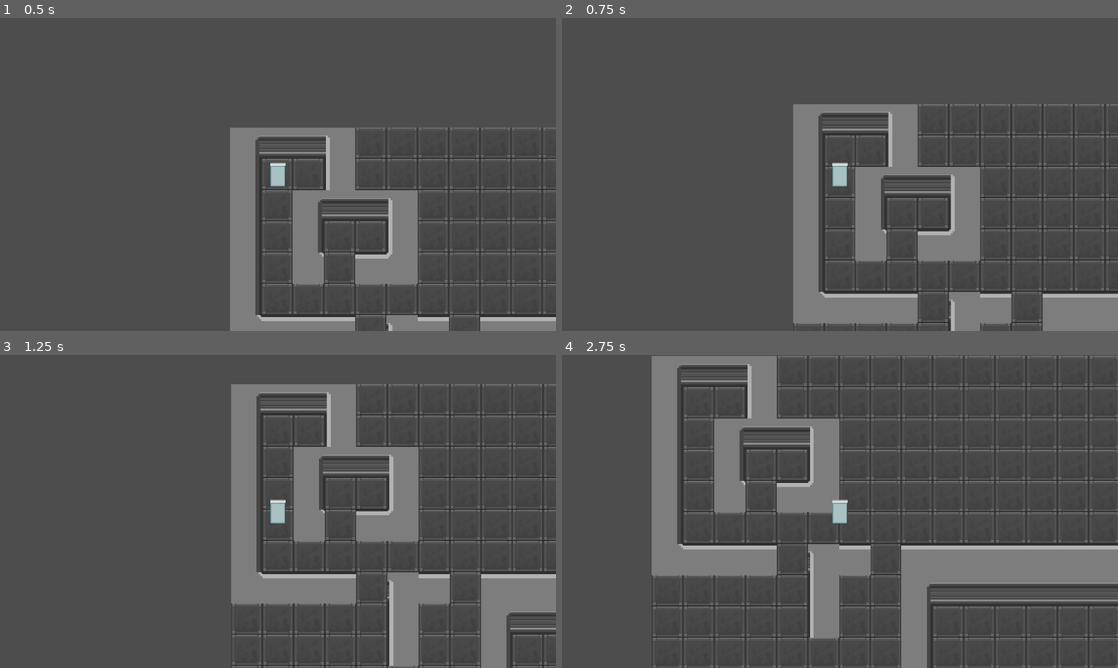
Above: before the commit, frames 1-4 (two rows, left to right).
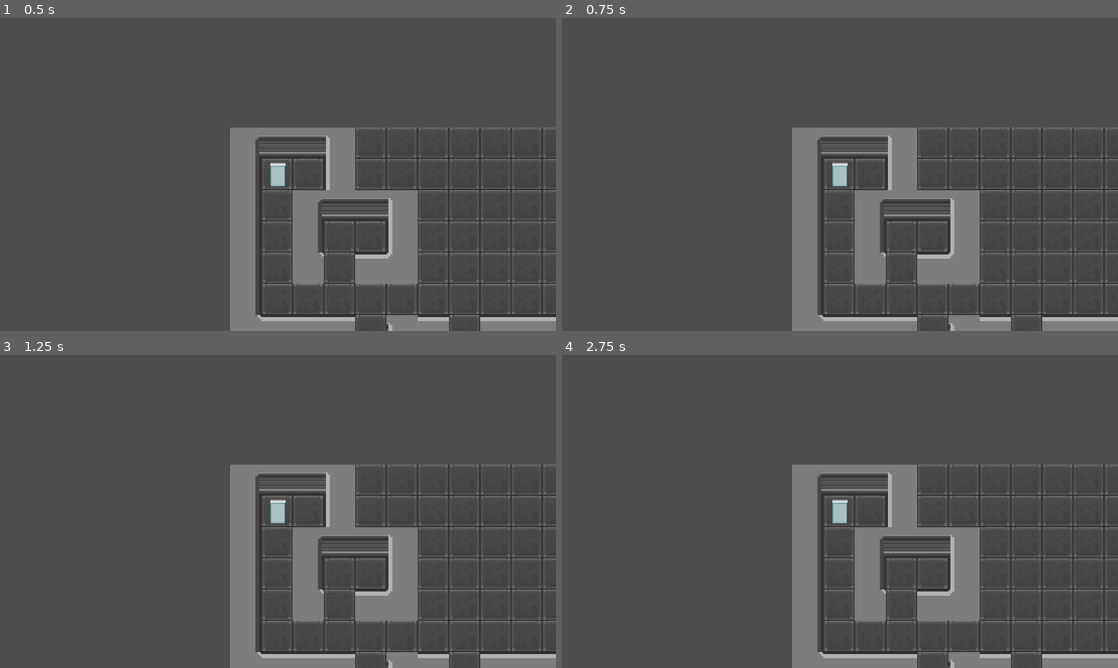
Above: after the commit, the same moments.

Repository: AlbertPec/TGK-2026
Game: Godot game, scene res://van_buren.tscn
Same seed, same stepped clock (60 frames per second), same inputs: the game is played once before the commit and once after it.
Inputs (mouse positions are in pixels of both pictures, inside the frame that each line leads up to):
- Up to frame 1 (0.5 s): no input
- Up to frame 2 (0.75 s): tap Enter at 0.5 s; move the mouse to (962, 158) at 0.52 s; press the mouse at (962, 158) at 0.53 s
- Up to frame 3 (1.25 s): no input
- Up to frame 4 (2.75 s): move the mouse to (728, 527) at 1.27 s; release the mouse at (728, 527) at 1.28 s; click (728, 527) at 1.35 s; move the mouse to (895, 442) at 2.02 s; press the mouse at (895, 442) at 2.03 s

Frame 1 is identical in both runs. In frame 2, 13% of the frame differs, in the area x 41-100%, y 27-100%; in frame 3, 20%; in frame 4, 30%, in the area x 16-100%, y 0-100%.

Commit message:
Separate navigation logic

Diff:
--- /dev/null
+++ b/board/grid_navigation_provider.gd
@@ -0,0 +1,16 @@
+extends Node2D
+class_name GridNavigationProvider
+
+const PROVIDER_GROUP := "grid_navigation_provider"
+
+@export var floor_layer_path: NodePath = ^"Floor"
+@export var walls_layer_path: NodePath = ^"Walls"
+
+func _ready() -> void:
+	add_to_group(PROVIDER_GROUP)
+
+func get_floor_layer() -> TileMapLayer:
+	return get_node_or_null(floor_layer_path) as TileMapLayer
+
+func get_walls_layer() -> TileMapLayer:
+	return get_node_or_null(walls_layer_path) as TileMapLayer
--- a/board/tile_map.tscn
+++ b/board/tile_map.tscn
@@ -2,7 +2,7 @@
 
 [ext_resource type="Texture2D" uid="uid://chkt12vk36wx1" path="res://map_assets/floors_and_walls.png" id="1_bej3m"]
 
-[sub_resource type="GDScript" id="GDScript_3i0a3"]
+[ext_resource type="Script" path="res://board/grid_navigation_provider.gd" id="2_nav_provider"]
 
 [sub_resource type="TileSetAtlasSource" id="TileSetAtlasSource_1n30v"]
 texture = ExtResource("1_bej3m")
@@ -444,7 +444,7 @@
 sources/0 = SubResource("TileSetAtlasSource_03na7")
 
 [node name="Map" type="Node2D" unique_id=1015381578]
-script = SubResource("GDScript_3i0a3")
+script = ExtResource("2_nav_provider")
 
 [node name="Floor" type="TileMapLayer" parent="." unique_id=1648671525]
 tile_map_data = PackedByteArray("AAAAAAAAAAABAA4AAAABAAAAAAABAA4AAAACAAAAAAABAA4AAAADAAAAAAABAA4AAAAEAAAAAAABAA4AAAAFAA …(14640 unchanged characters)…
--- /dev/null
+++ b/controllers/grid_movement_controller.gd
@@ -0,0 +1,77 @@
+extends RefCounted
+class_name GridMovementController
+
+var astar_grid: AStarGrid2D
+var path_to_travel: Array[Vector2i] = []
+
+var movement_speed: float = 2.0
+var max_move_distance: int = -1
+
+var floor_layer: TileMapLayer
+var walls_layer: TileMapLayer
+
+func setup(
+	p_floor_layer: TileMapLayer,
+	p_walls_layer: TileMapLayer,
+	p_movement_speed: float = 2.0,
+	p_max_move_distance: int = -1
+) -> void:
+	floor_layer = p_floor_layer
+	walls_layer = p_walls_layer
+	movement_speed = p_movement_speed
+	max_move_distance = p_max_move_distance
+	_rebuild_navigation()
+
+func _rebuild_navigation() -> void:
+	astar_grid = AStarGrid2D.new()
+	var used_rect = floor_layer.get_used_rect()
+
+	astar_grid.region = used_rect
+	astar_grid.cell_size = Vector2(floor_layer.tile_set.tile_size)
+	astar_grid.diagonal_mode = AStarGrid2D.DIAGONAL_MODE_ONLY_IF_NO_OBSTACLES
+	astar_grid.update()
+
+	for cell in walls_layer.get_used_cells():
+		astar_grid.set_point_solid(cell, true)
+
+func request_path(start_global_position: Vector2, end_global_position: Vector2) -> bool:
+	if astar_grid == null or floor_layer == null:
+		return false
+
+	var start = floor_layer.local_to_map(
+		floor_layer.to_local(start_global_position)
+	)
+	var end = floor_layer.local_to_map(
+		floor_layer.to_local(end_global_position)
+	)
+
+	var id_path = astar_grid.get_id_path(start, end).slice(1)
+
+	if max_move_distance >= 0 and id_path.size() > max_move_distance:
+		return false
+
+	if id_path.is_empty():
+		return false
+
+	path_to_travel = id_path
+	return true
+
+func move_body(body: Node2D) -> bool:
+	if floor_layer == null:
+		return false
+
+	if path_to_travel.is_empty():
+		return false
+
+	var target_position = floor_layer.to_global(
+		floor_layer.map_to_local(path_to_travel.front())
+	)
+	body.global_position = body.global_position.move_toward(target_position, movement_speed)
+
+	if body.global_position == target_position:
+		path_to_travel.pop_front()
+
+	return true
+
+func set_max_move_distance(value: int) -> void:
+	max_move_distance = value
--- a/player/player.gd
+++ b/player/player.gd
@@ -1,60 +1,40 @@
 extends Node2D
 
-var astar_grid: AStarGrid2D
-@onready var tile_map_floor_layer = $"../Board/Floor"
-@onready var tile_map_walls_layer = $"../Board/Walls"
-var path_to_travel: Array[Vector2i]
+@export var movement_animation_speed: float = 2.0
+@export var max_move_distance: int = -1
 
-var GRID_SIZE = 16
-
-var MOVEMENT_ANIMATION_SPEED = 2
+var grid_movement := GridMovementController.new()
 
 func _ready() -> void:
+	var navigation_provider := _find_navigation_provider()
+	if navigation_provider == null:
+		push_error("Grid navigation provider not found in group: grid_navigation_provider")
+		return
 
-	var used_tiles = tile_map_floor_layer.get_used_rect()
+	var floor_layer = navigation_provider.get_floor_layer()
+	var walls_layer = navigation_provider.get_walls_layer()
+	if floor_layer == null or walls_layer == null:
+		push_error("Grid navigation provider returned invalid floor/walls layers")
+		return
 
-	astar_grid = AStarGrid2D.new()
-	var used_rect = tile_map_floor_layer.get_used_rect()
+	grid_movement.setup(
+		floor_layer,
+		walls_layer,
+		movement_animation_speed,
+		max_move_distance
+	)
 
-	astar_grid.region = Rect2i(Vector2i.ZERO, used_rect.size)
-	astar_grid.cell_size = Vector2(GRID_SIZE, GRID_SIZE)
-	astar_grid.diagonal_mode = AStarGrid2D.DIAGONAL_MODE_AT_LEAST_ONE_WALKABLE # TODO: to discuss
-
-	astar_grid.update()
-
-	for cell in tile_map_walls_layer.get_used_cells():
-		astar_grid.set_point_solid(cell, true)
-
-func _input(event):
+func _input(event: InputEvent) -> void:
 	if event.is_action_pressed("move") == false:
 		return
 
-	# path to point clicked
-	var start = tile_map_floor_layer.local_to_map(
-		tile_map_floor_layer.to_local(global_position)
-	)
+	grid_movement.request_path(global_position, get_global_mouse_position())
 
-	var end = tile_map_floor_layer.local_to_map(
-		tile_map_floor_layer.to_local(get_global_mouse_position())
-	)
+func _physics_process(_delta: float) -> void:
+	grid_movement.move_body(self)
 
-	var id_path = astar_grid.get_id_path(
-		start,
-		end
-	).slice(1) # [1:]
-
-	if id_path.is_empty() == false: # don't move if there is no path
-		path_to_travel = id_path
-
-func _physics_process(delta: float) -> void: # every physics frame
-	if path_to_travel.is_empty():
-		return
-
-	var target_position = tile_map_floor_layer.to_global(
-		tile_map_floor_layer.map_to_local(path_to_travel.front())
-	)
-
-	global_position = global_position.move_toward(target_position, MOVEMENT_ANIMATION_SPEED)
-
-	if global_position == target_position:
-		path_to_travel.pop_front()
+func _find_navigation_provider() -> GridNavigationProvider:
+	var providers = get_tree().get_nodes_in_group(GridNavigationProvider.PROVIDER_GROUP)
+	if providers.is_empty():
+		return null
+	return providers[0] as GridNavigationProvider
--- a/van_buren.tscn
+++ b/van_buren.tscn
@@ -13,3 +13,4 @@
 [node name="Player" parent="World" unique_id=482956824 instance=ExtResource("2_lamf8")]
 position = Vector2(49, 48)
 script = ExtResource("3_kqt35")
+max_move_distance = 5
Not shown, added: board/grid_navigation_provider.gd.uid
Not shown, added: controllers/grid_movement_controller.gd.uid
